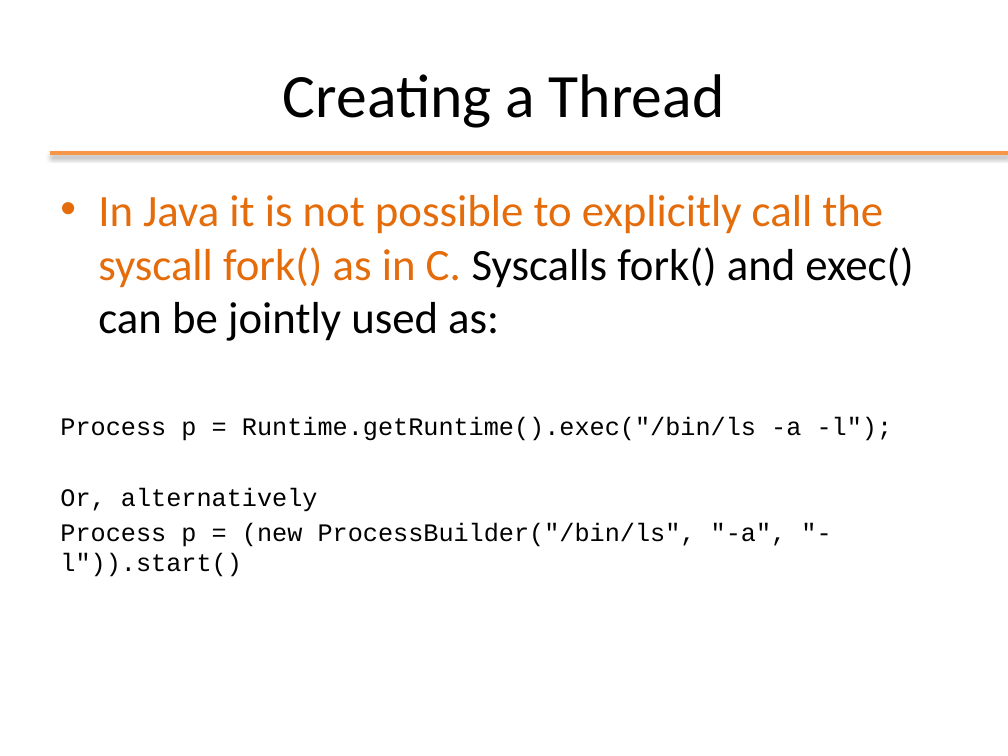
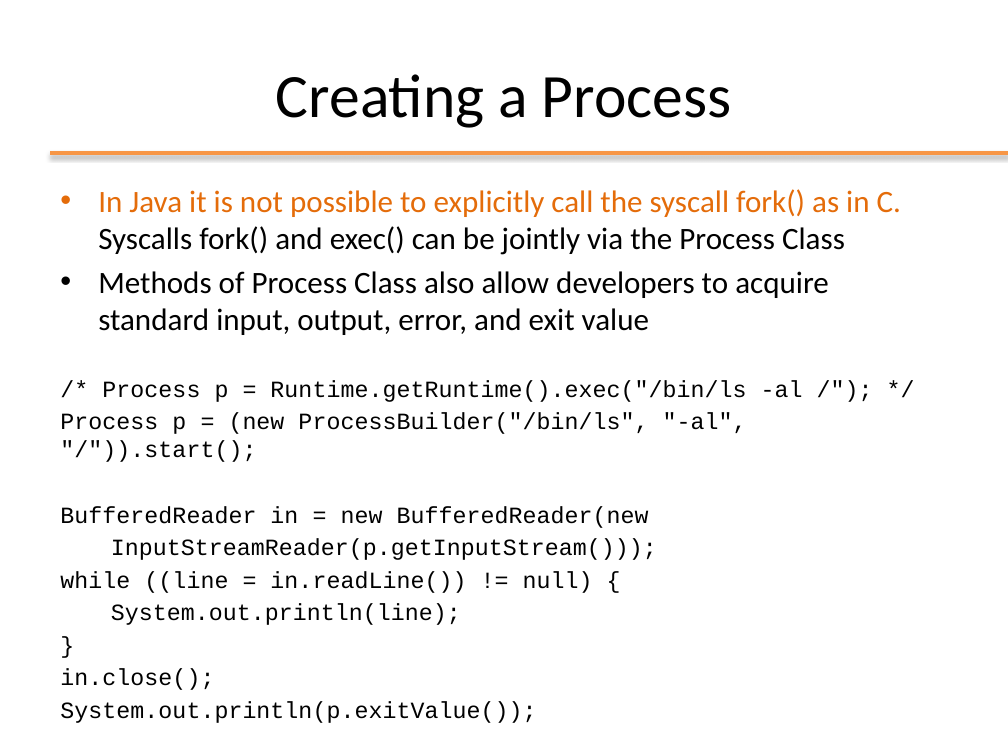
Before and after one commit to Andrea99-beep/ooprogramming, a slide deck: slide 14 of slides/ppt/11_Threads.pptx. Drawn at 1008x756 pixels with LibreOffice and Linux fonts; fonts in the diff are those of the drawing; background and template pictures are left out. Boxes give left, top, right and bottom in pixels: in the first picture for what was removed or moved away, otherwise in the second. Text is boxed around its words. In the diff, an @@ line names an element or a change of style, - is before the commit and + after.

```diff
--- a/slides/ppt/11_Threads.pptx
+++ b/slides/ppt/11_Threads.pptx
@@ title at <box>276,74,732,128</box>: text changed @@
-Creating a Thread
+Creating a Process
@@ text at <box>60,189,901,690</box>: text changed; size 18 to 16.6 pt @@
-• In Java it is not possible to explicitly call the syscall fork() as in C. Syscalls fork() and exec() can be jointly used as:
-Process p = Runtime.getRuntime().exec("/bin/ls -a -l");
-Or, alternatively
-Process p = (new ProcessBuilder("/bin/ls", "-a", "-l")).start()
+• In Java it is not possible to explicitly call the syscall fork() as in C. Syscalls fork() and exec() can be jointly via the Process Class
+• Methods of Process Class also allow developers to acquire standard input, output, error, and exit value
+/* Process p = Runtime.getRuntime().exec("/bin/ls -al /"); */
+Process p = (new ProcessBuilder("/bin/ls", "-al", "/")).start();
+BufferedReader in = new BufferedReader(new
+InputStreamReader(p.getInputStream()));
+while ((line = in.readLine()) != null) {
+System.out.println(line);
+}
+in.close();
+System.out.println(p.exitValue());
```
Also in this commit, not shown: 28 other slides changed, 1 slide added, 1 slide removed, 6 other files.
